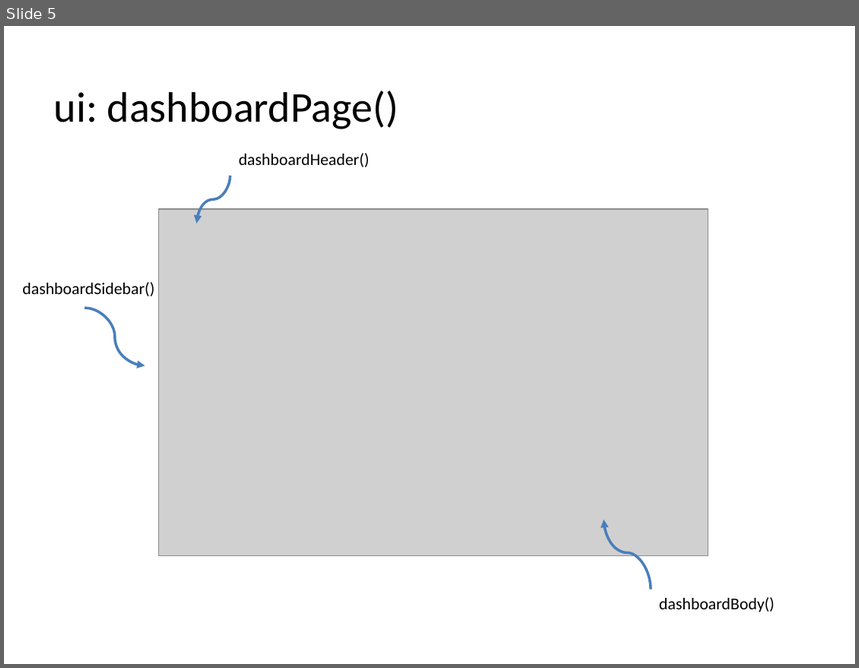
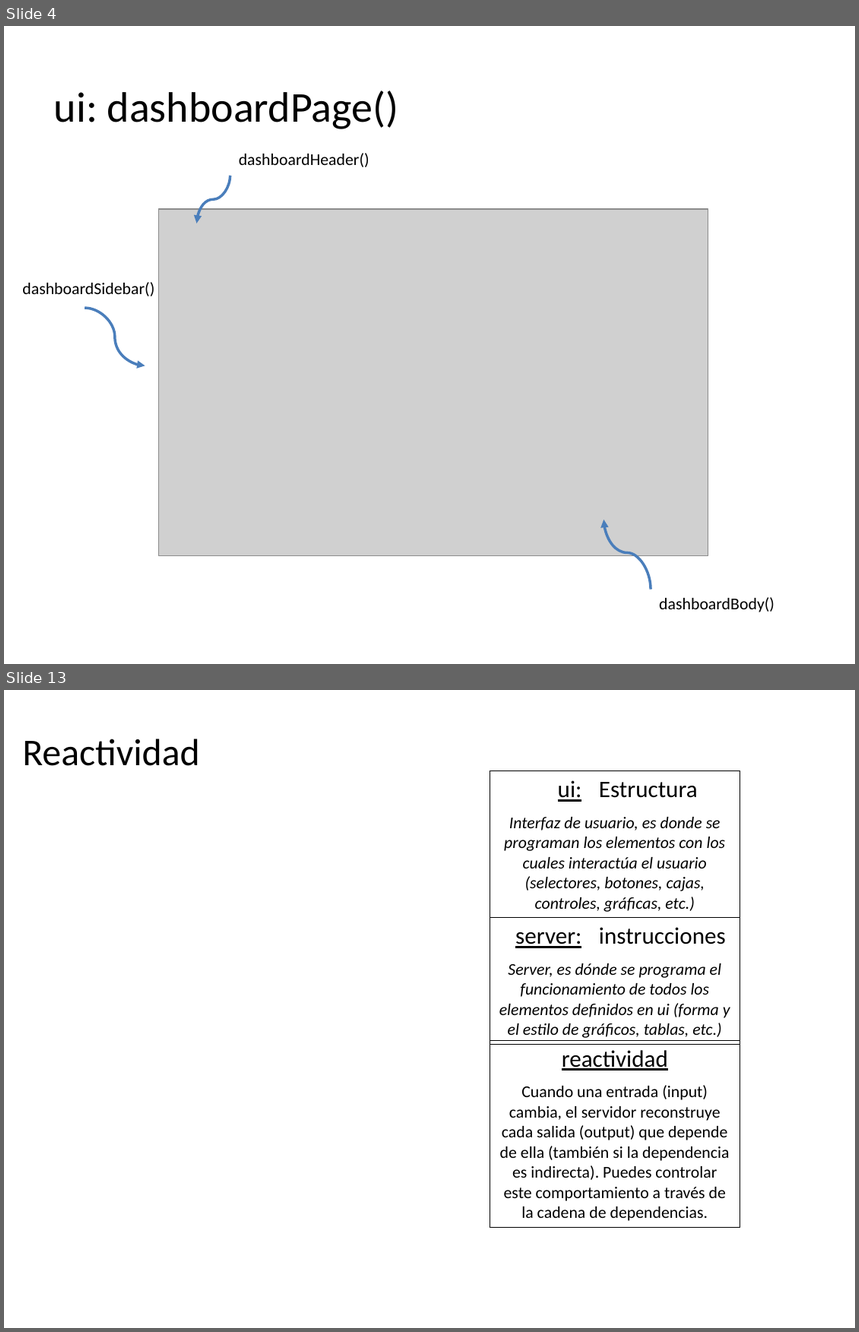
Before and after one commit to vburguete/taller_shiny, a slide deck: documentation/Shiny.pptx. Shown one above the other, each under a label of ours: slide 5 before the commit, slides 4 and 13 after it; the slides between them are not shown. The pictures are 859x668 and 859x1332 pixels, drawn with LibreOffice and Linux fonts; fonts in the diff are those of the drawing; grey boxes stand for pictures. Boxes give left, top, right and bottom in pixels: in the first picture for what was removed or moved away, otherwise in the second. Text is boxed around its words. In the diff, an @@ line names an element or a change of style, - is before the commit and + after.

Commit message:
incorpora reactividad

```diff
--- a/documentation/Shiny.pptx
+++ b/documentation/Shiny.pptx
@@ slide 13 added at box(4, 690, 855, 1328), background #FFFFFF @@
@@ text added at box(22, 739, 199, 766), 32 pt, text #000000 @@
+Reactividad
@@ table added at box(490, 771, 740, 1041), 4 rows, 2 columns @@
+ui: | Estructura
+Interfaz de usuario, es donde se programan los elementos con los cuales interactúa el usuario (selectores, botones, cajas, controles, gráficas, etc.) | 
+server: | instrucciones
+Server, es dónde se programa el funcionamiento de todos los elementos definidos en ui (forma y el estilo de gráficos, tablas, etc.) | 
@@ table added at box(490, 1040, 740, 1225), 2 rows, 1 columns @@
+reactividad
+Cuando una entrada (input) cambia, el servidor reconstruye cada salida (output) que depende de ella (también si la dependencia es indirecta). Puedes controlar este comportamiento a través de la cadena de dependencias.
@@ what was slide 5 is now slide 4 @@
```
Also in this commit, not shown: 5 slides changed, 5 other slides added, 2 slides removed, 3 other files.
